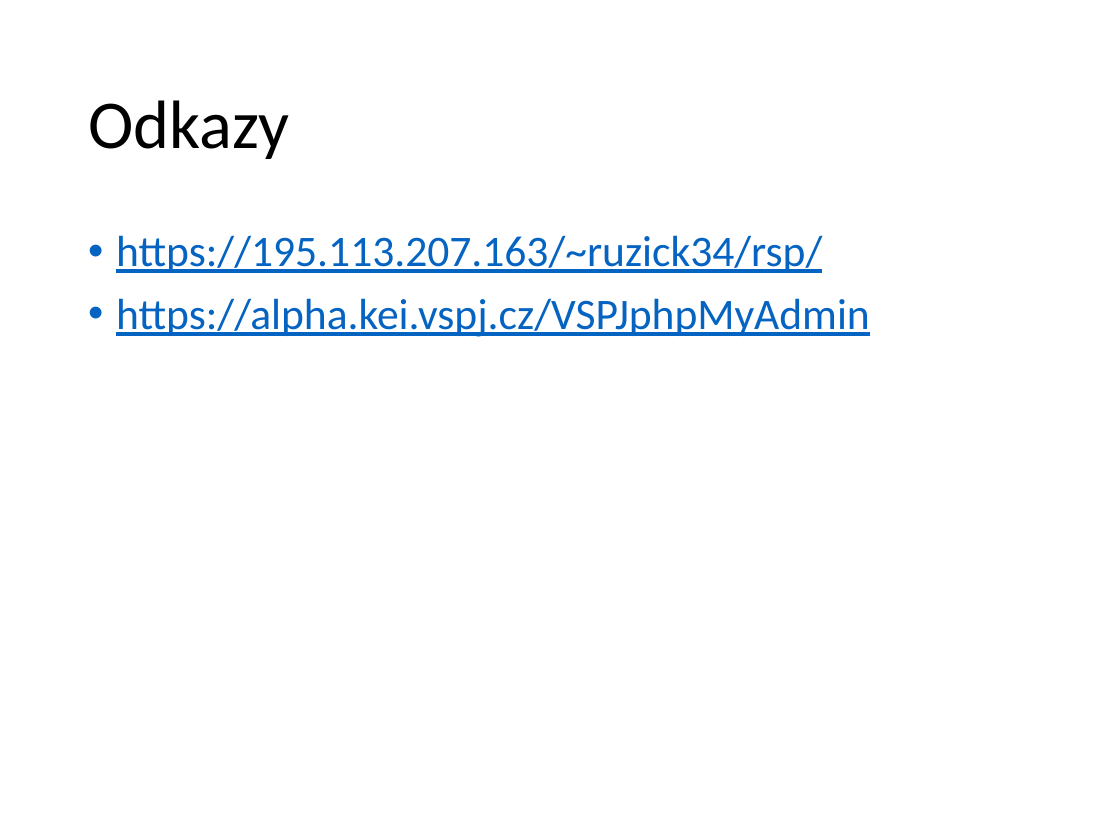
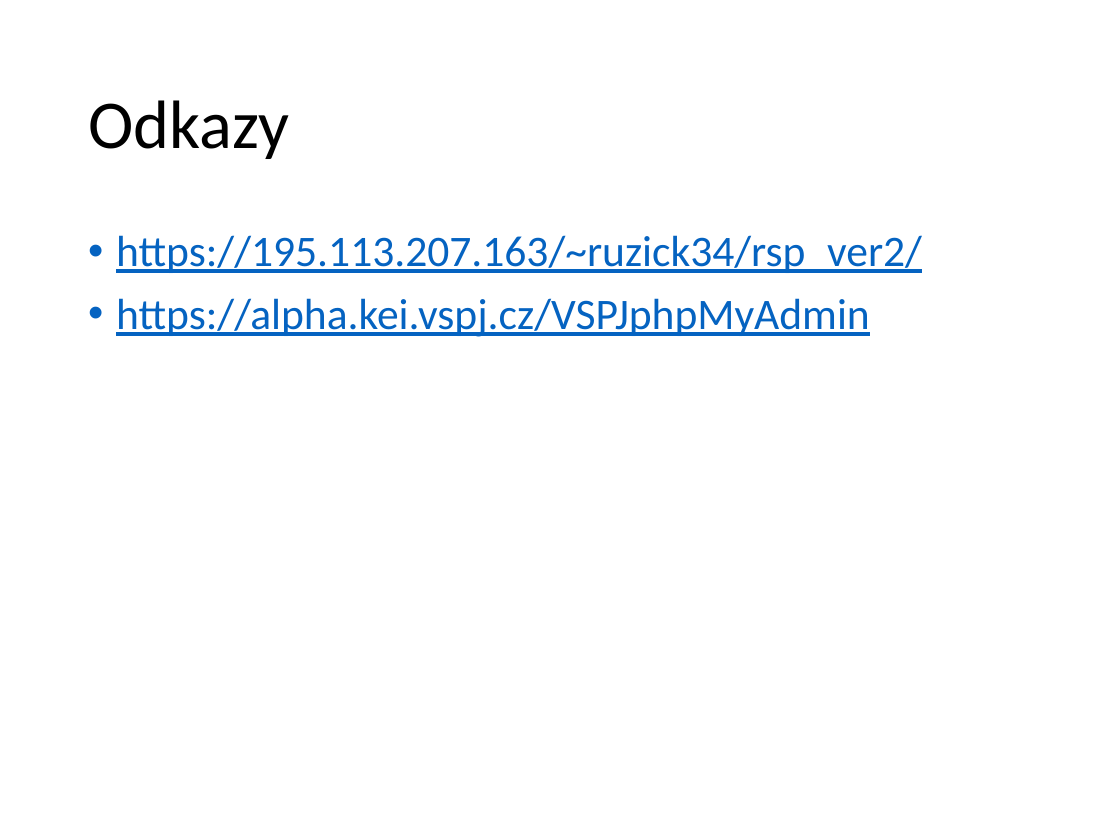
Before and after one commit to Chasnici/Logos-Polytechnikos, a slide deck: slide 14 of Chasníci-prezentace.pptx. Drawn at 1120x840 pixels with LibreOffice and Linux fonts; fonts in the diff are those of the drawing. Boxes give left, top, right and bottom in pixels: in the first picture for what was removed or moved away, otherwise in the second. Text is boxed around its words. In the diff, an @@ line names an element or a change of style, - is before the commit and + after.

```diff
--- a/Chasníci-prezentace.pptx
+++ b/Chasníci-prezentace.pptx
@@ text at (116, 235, 922, 273): text changed @@
-• https://195.113.207.163/~ruzick34/rsp/
+• https://195.113.207.163/~ruzick34/rsp_ver2/
```
